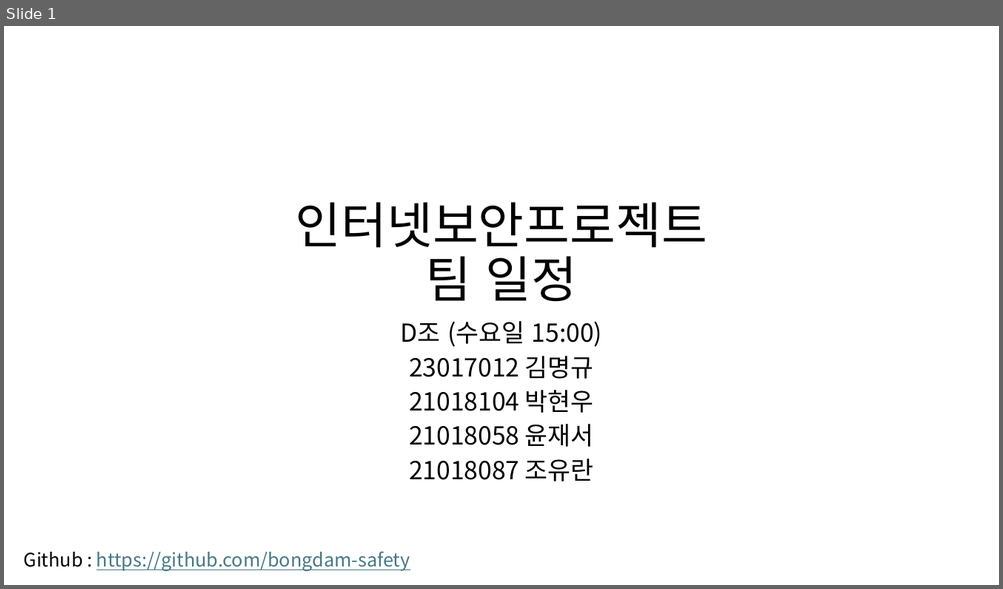
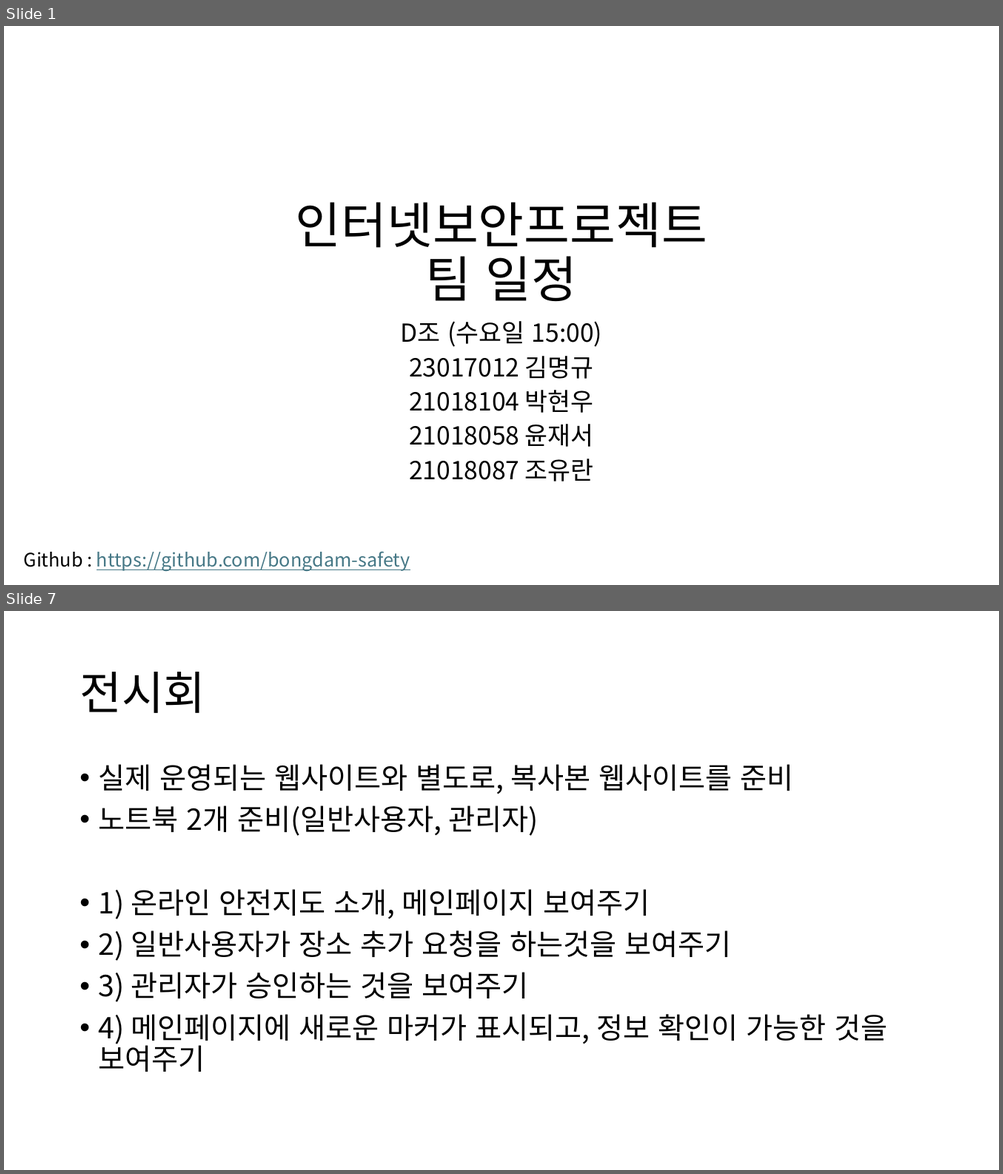
Before and after one commit to bongdam-safety/documents, a slide deck: 업무분장 및 주차별 일정.pptx. Shown one above the other, each under a label of ours: slide 1 before the commit, slides 1 and 7 after it; the slides between them are not shown. The pictures are 1003x589 and 1003x1174 pixels, drawn with LibreOffice and Linux fonts; fonts in the diff are those of the drawing. Boxes give left, top, right and bottom in pixels: in the first picture for what was removed or moved away, otherwise in the second. Text is boxed around its words. In the diff, an @@ line names an element or a change of style, - is before the commit and + after.

Commit message:
업무분장, 주차별 일정, 전시회 계획

```diff
--- a/업무분장 및 주차별 일정.pptx
+++ b/업무분장 및 주차별 일정.pptx
@@ slide 7 added at box(4, 611, 999, 1170), background #FFFFFF @@
@@ title added at box(79, 672, 205, 713), 44 pt, text #000000 @@
+전시회
@@ text added at box(99, 764, 887, 1072), 28 pt, text #000000 @@
+• 실제 운영되는 웹사이트와 별도로, 복사본 웹사이트를 준비
+• 노트북 2개 준비(일반사용자, 관리자)
+• 1) 온라인 안전지도 소개, 메인페이지 보여주기
+• 2) 일반사용자가 장소 추가 요청을 하는것을 보여주기
+• 3) 관리자가 승인하는 것을 보여주기
+• 4) 메인페이지에 새로운 마커가 표시되고, 정보 확인이 가능한 것을 보여주기
```
Also in this commit, not shown: 3 slides changed, 2 other slides added, 1 other file.
